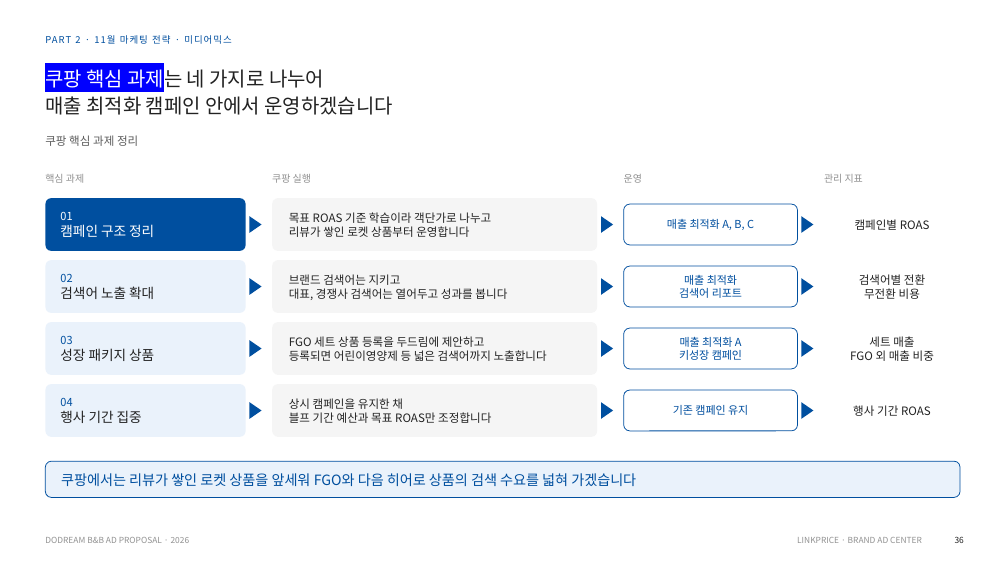
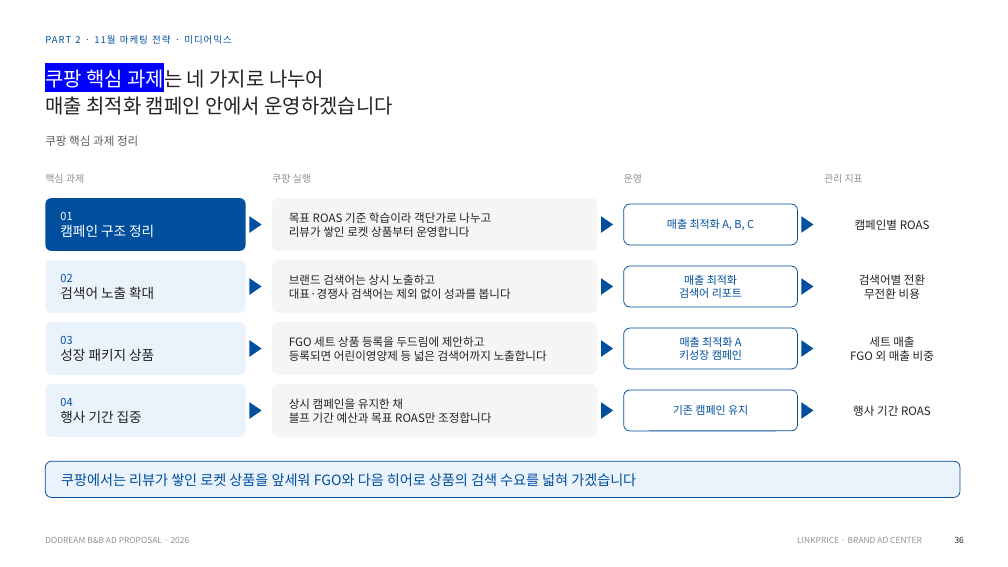
Before and after one commit to sonnet24/mypage, a slide deck: slide 36 of 두드림_11월_광고운영제안서_Ver4_수정.pptx. Drawn at 1008x567 pixels with LibreOffice and Linux fonts; fonts in the diff are those of the drawing. Boxes give left, top, right and bottom in pixels: in the first picture for what was removed or moved away, otherwise in the second. Text is boxed around its words. In the diff, an @@ line names an element or a change of style, - is before the commit and + after.

```diff
--- a/두드림_11월_광고운영제안서_Ver4_수정.pptx
+++ b/두드림_11월_광고운영제안서_Ver4_수정.pptx
@@ text at (289,274,511,299): text changed @@
-브랜드 검색어는 지키고
-대표, 경쟁사 검색어는 열어두고 성과를 봅니다
+브랜드 검색어는 상시 노출하고
+대표·경쟁사 검색어는 제외 없이 성과를 봅니다
```
Also in this commit, not shown: 1 other slide changed.
